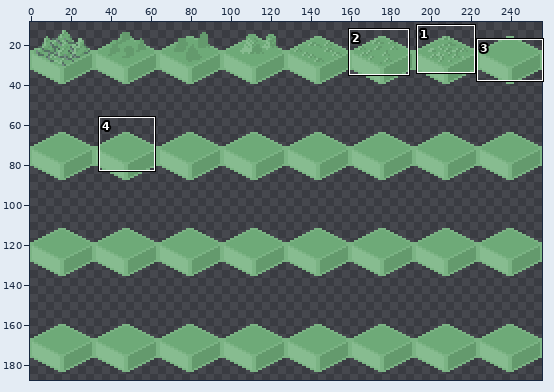
Two versions of one pixel-art file, assets/overworld/kudzu_tile_decorations.aseprite. Above, an overview of the earlier version with the close-up marked.
Close-up. Before the commit:
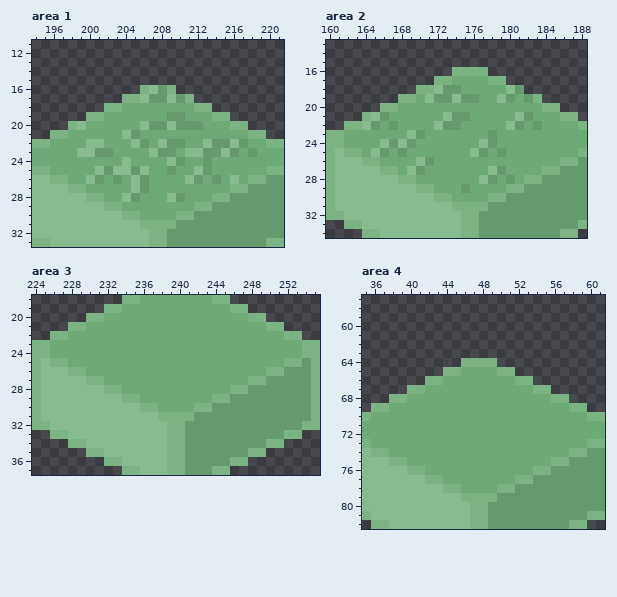
256x192 pixels, 1 frame. Shown: area 1: x 194..221, y 11..33; area 2: x 160..188, y 13..34; area 3: x 224..255, y 18..37; area 4: x 35..61, y 57..82. The wide view leaves out empty margins. The commit also changed other parts of the picture, which this record leaves out.
Once edited:
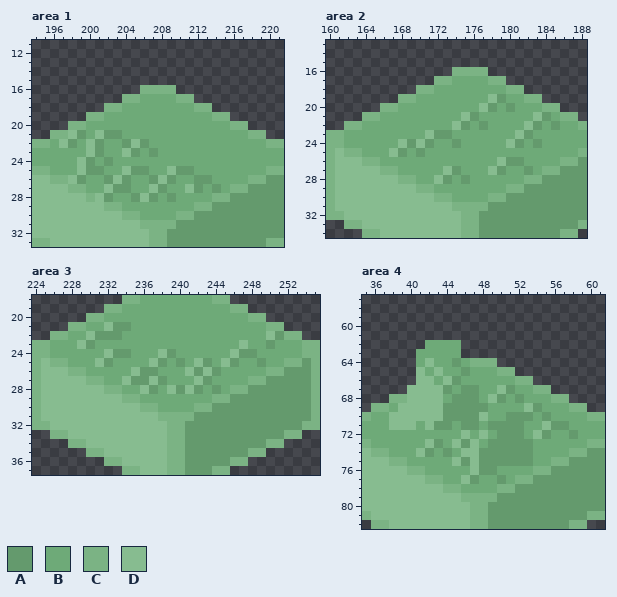
Palette (. is transparent): A #649a6d  B #6eaa78  C #7bb384  D #87bc90
Change:
layer "vine floor" added
layer "Layer 4" added
layer "Flattened" added
layer "lgt green/Layer 4" removed
Changed rows in their new state; - is an unchanged pixel.
Area 1:
first column x 197:
16 ----------CC----------
17 ---------BBBBC--------
19 ------------BB--------
20 --C------BBBBBBB------
21 -DA-DAABB-------------
22 DA--A--A---BBB--BBBBB-
23 --B--B-DA-ABB-BBBBBB-B
24 --DA-A-B----BB--B-----
25 --DAABB--A--DAABB-----
26 -DABBADABBADA-B-AB-B--
27 -----DAABBDA--DA-A----
28 ----DA-B-DA-AB--------
Area 2:
first column x 164:
18 --------BBB-----CC----
19 -------BBBBBB-DAB-C---
20 -------------DA-A-----
21 -CB------BBDA----BBDA-
22 BB-B----BBDA-A--BBD--A
23 -----BBDAA----B--DA---
24 --BB--DA--A--BB-DA-A--
25 -BBD--A-----BB-B------
26 ------BB-------DAA----
27 -----BB--DA-------A---
28 --------DA-A-BB-B-----
29 -----------B----------
Area 3, layer "vine floor":
first column x 229:
21 ---DAA-----------------
22 -DAAA----------------DA
23 DA----------------D--A-
24 ---DAA---DA------DAA---
25 --DA----DA-A-DA-DA--A--
26 ------DAA---DADA-------
27 -----DAADA---DA--------
28 -------DA-DADA-A-------
Area 4, layers "Flattened", "Layer 4", "vine floor":
first column x 38:
62 ----BBBB-------------
63 ---BBBBB-------------
64 ---BDBBAB------------
65 ---DBDBBA------------
66 ---DDBDA-------------
67 --DDDDA-AA--DA-------
68 --DDDD-AAA-DA-A------
69 -DDDDDAAAAA----DA----
70 DDDDDDAAAAD--AAA-A---
71 DDD-DAA-AA-AAAA--DAA-
72 --------D-D-AAA-DA--A
73 ----DA-DAD-AAAAA-----
74 ---DA-A-DDAAAAAA-----
75 -------DADAAAAAA-----
76 ---------DAA---------
77 --------DA--A--------
Boxes around the changes in both close-ups, in picture pixels (x1, y1, x2, y2):
changed: (59, 85, 257, 202)
changed: (362, 85, 560, 193)
changed: (77, 322, 284, 394)
changed: (389, 340, 578, 484)
